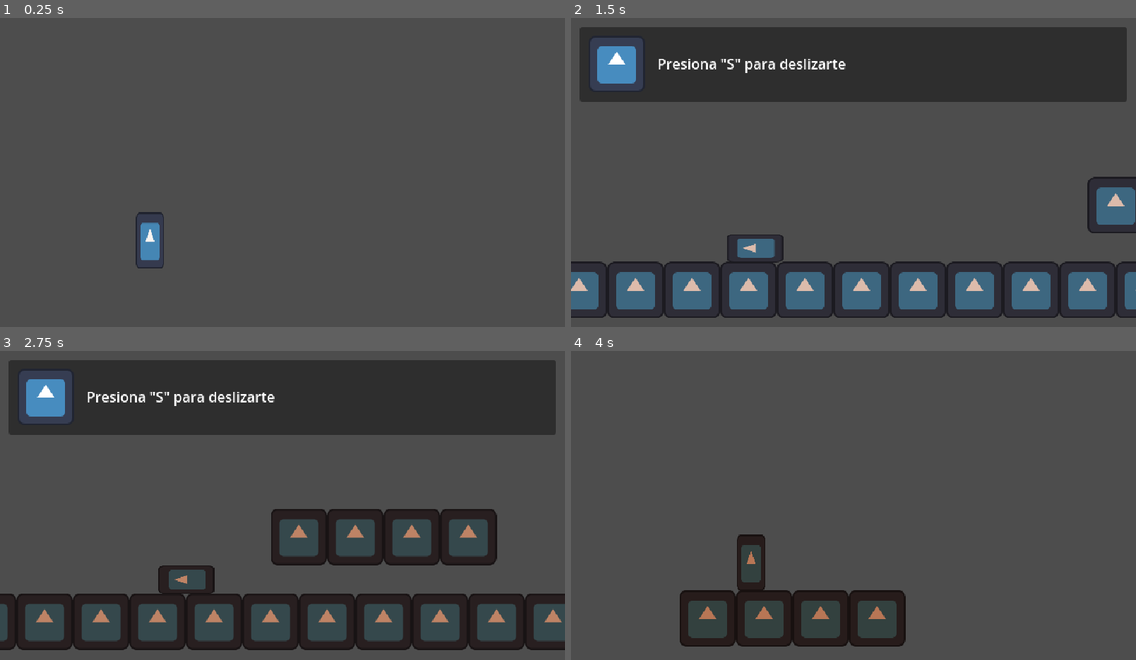
Above: before the commit, frames 1-4 (two rows, left to right).
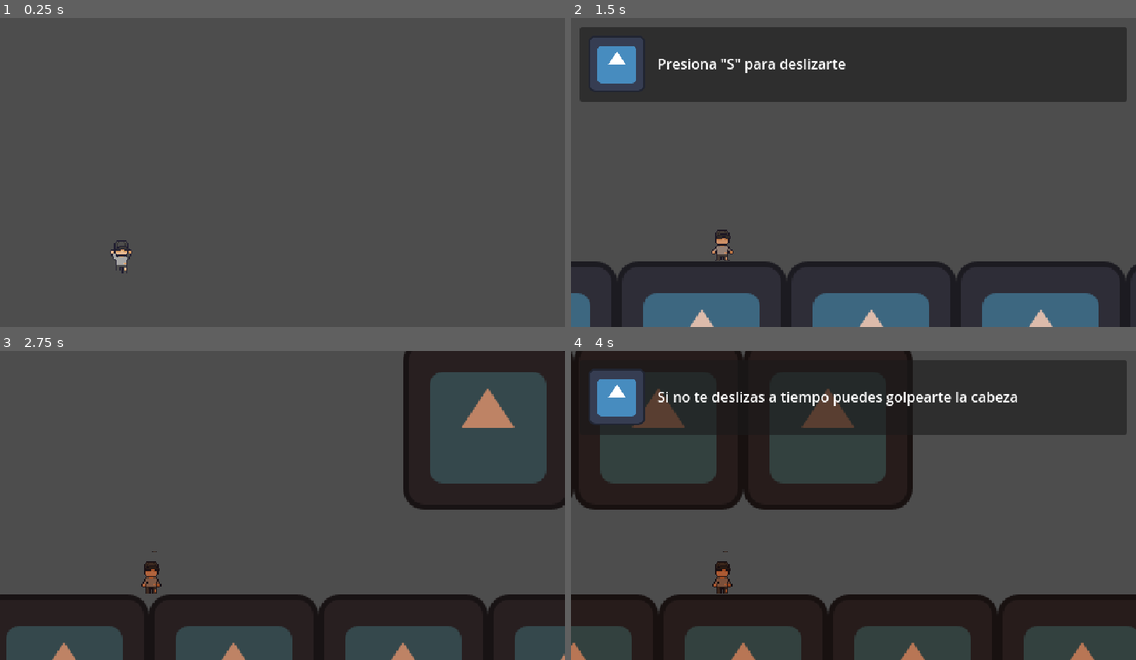
Above: after the commit, the same moments.

Repository: AlfredoCamarena/Protocolo-Ocaso
Game: Godot game, scene res://main/main.tscn
Two runs of this game, one before a commit and one after it. Both use one fixed random seed, a clock stepped at 60 frames per second and the inputs below. The engine's default icon, where the game draws it, is replaced by a stand-in: a white triangle on a blue panel in a dark square.
Inputs:
- Up to frame 1 (0.25 s): no input
- Up to frame 2 (1.5 s): tap Enter at 0.5 s; hold Space (jump) 0.53-1.28 s; tap S (slide) at 1.25, 1.35 s
- Up to frame 3 (2.75 s): tap Space (jump) at 1.52, 1.55, 1.82 s; tap S (slide) at 2 s; hold Space (jump) from 2.03 s (still down)
- Up to frame 4 (4 s): tap S (slide) at 2.75, 2.85 s; release Space (jump) at 2.78 s; tap Space (jump) at 3.02, 3.05, 3.32 s; hold Space (jump) from 3.53 s (still down)

The runs differ from the first frame. In frame 1, 0.7% of the frame differs, in the area x 19-29%, y 62-83%; in frame 2, 15%; in frame 3, 41%; in frame 4, 59%, in the area x 0-100%, y 0-100%.
Error after the commit: Invalid assignment of property or key 'offset' with value of type 'Vector2' on a base object of type 'Nil'. (res://player/states/sliding_state/sliding_state.gd…

Commit message:
Agrega animaciones a player

Diff:
--- a/player/player.gd
+++ b/player/player.gd
@@ -9,6 +9,7 @@
 @onready var ray_cast_front_low := $RayCastFrontLow as RayCast2D
 @onready var ray_cast_front_high := $RayCastFrontHigh as RayCast2D
 @onready var ray_cast_top_left := $RayCastTopLeft as RayCast2D
+@onready var animated_sprite_2d := $AnimatedSprite2D as AnimatedSprite2D
 @onready var health_cmp := $HealthCMP as HealthCMP
 
 var running_speed: float
--- a/player/player.tscn
+++ b/player/player.tscn
@@ -1,7 +1,7 @@
-[gd_scene load_steps=13 format=3 uid="uid://d0owg7aispb6k"]
+[gd_scene load_steps=28 format=3 uid="uid://d0owg7aispb6k"]
 
 [ext_resource type="Script" uid="uid://do43bypiomier" path="res://player/player.gd" id="1_g1dw6"]
-[ext_resource type="Texture2D" uid="uid://baehgce5k47sq" path="res://icon.svg" id="1_oul6g"]
+[ext_resource type="Texture2D" uid="uid://gvfag7xmawec" path="res://player/player_sprites.png" id="2_8t03j"]
 [ext_resource type="Script" uid="uid://dfmk3lkfqrbru" path="res://components/hurt_player/health_cmp.gd" id="2_hg6s5"]
 [ext_resource type="Script" uid="uid://dkyhwdj2bikpr" path="res://state_machine/state_machine.gd" id="2_rkbax"]
 [ext_resource type="Script" uid="uid://dls8mdmma08bd" path="res://player/states_transitions/running_state.gd" id="4_qjkh3"]
@@ -10,33 +10,160 @@
 [ext_resource type="Script" uid="uid://dwj4cj2jxq5s3" path="res://player/states_transitions/sliding_state.gd" id="7_boad6"]
 [ext_resource type="Script" uid="uid://jok3a0h0dl5c" path="res://player/states_transitions/climbing_state.gd" id="8_rgyib"]
 
+[sub_resource type="AtlasTexture" id="AtlasTexture_2ieo8"]
+atlas = ExtResource("2_8t03j")
+region = Rect2(0, 0, 32, 32)
+
+[sub_resource type="AtlasTexture" id="AtlasTexture_bjvpn"]
+atlas = ExtResource("2_8t03j")
+region = Rect2(96, 64, 32, 32)
+
+[sub_resource type="AtlasTexture" id="AtlasTexture_hg6s5"]
+atlas = ExtResource("2_8t03j")
+region = Rect2(0, 32, 32, 32)
+
+[sub_resource type="AtlasTexture" id="AtlasTexture_8t03j"]
+atlas = ExtResource("2_8t03j")
+region = Rect2(32, 32, 32, 32)
+
+[sub_resource type="AtlasTexture" id="AtlasTexture_ebec5"]
+atlas = ExtResource("2_8t03j")
+region = Rect2(64, 32, 32, 32)
+
+[sub_resource type="AtlasTexture" id="AtlasTexture_yllr7"]
+atlas = ExtResource("2_8t03j")
+region = Rect2(96, 32, 32, 32)
+
+[sub_resource type="AtlasTexture" id="AtlasTexture_kb6p2"]
+atlas = ExtResource("2_8t03j")
+region = Rect2(0, 64, 32, 32)
+
+[sub_resource type="AtlasTexture" id="AtlasTexture_wodsf"]
+atlas = ExtResource("2_8t03j")
+region = Rect2(32, 64, 32, 32)
+
+[sub_resource type="AtlasTexture" id="AtlasTexture_32hag"]
+atlas = ExtResource("2_8t03j")
+region = Rect2(64, 64, 32, 32)
+
+[sub_resource type="AtlasTexture" id="AtlasTexture_tqiix"]
+atlas = ExtResource("2_8t03j")
+region = Rect2(96, 64, 32, 32)
+
+[sub_resource type="AtlasTexture" id="AtlasTexture_e7oew"]
+atlas = ExtResource("2_8t03j")
+region = Rect2(0, 96, 32, 32)
+
+[sub_resource type="AtlasTexture" id="AtlasTexture_c35mf"]
+atlas = ExtResource("2_8t03j")
+region = Rect2(32, 96, 32, 32)
+
+[sub_resource type="AtlasTexture" id="AtlasTexture_65viv"]
+atlas = ExtResource("2_8t03j")
+region = Rect2(64, 96, 32, 32)
+
+[sub_resource type="AtlasTexture" id="AtlasTexture_x7c3f"]
+atlas = ExtResource("2_8t03j")
+region = Rect2(96, 96, 32, 32)
+
+[sub_resource type="SpriteFrames" id="SpriteFrames_ebec5"]
+animations = [{
+"frames": [{
+"duration": 1.0,
+"texture": SubResource("AtlasTexture_2ieo8")
+}],
+"loop": true,
+"name": &"default",
+"speed": 5.0
+}, {
+"frames": [{
+"duration": 1.0,
+"texture": SubResource("AtlasTexture_bjvpn")
+}],
+"loop": true,
+"name": &"falling",
+"speed": 5.0
+}, {
+"frames": [{
+"duration": 1.0,
+"texture": SubResource("AtlasTexture_hg6s5")
+}, {
+"duration": 1.0,
+"texture": SubResource("AtlasTexture_8t03j")
+}, {
+"duration": 1.0,
+"texture": SubResource("AtlasTexture_ebec5")
+}, {
+"duration": 1.0,
+"texture": SubResource("AtlasTexture_yllr7")
+}],
+"loop": true,
+"name": &"idle",
+"speed": 5.0
+}, {
+"frames": [{
+"duration": 1.0,
+"texture": SubResource("AtlasTexture_kb6p2")
+}, {
+"duration": 1.0,
+"texture": SubResource("AtlasTexture_wodsf")
+}, {
+"duration": 1.0,
+"texture": SubResource("AtlasTexture_32hag")
+}, {
+"duration": 1.0,
+"texture": SubResource("AtlasTexture_tqiix")
+}],
+"loop": true,
+"name": &"jumping",
+"speed": 5.0
+}, {
+"frames": [{
+"duration": 1.0,
+"texture": SubResource("AtlasTexture_e7oew")
+}, {
+"duration": 1.0,
+"texture": SubResource("AtlasTexture_c35mf")
+}, {
+"duration": 1.0,
+"texture": SubResource("AtlasTexture_65viv")
+}, {
+"duration": 1.0,
+"texture": SubResource("AtlasTexture_x7c3f")
+}],
+"loop": true,
+"name": &"running",
+"speed": 10.0
+}]
+
 [sub_resource type="CapsuleShape2D" id="CapsuleShape2D_hg6s5"]
-radius = 30.0
-height = 124.0
+radius = 5.0
+height = 24.0
 
 [sub_resource type="CapsuleShape2D" id="CapsuleShape2D_g1dw6"]
-radius = 30.0
-height = 124.0
+radius = 5.0
+height = 24.0
 
 [sub_resource type="RectangleShape2D" id="RectangleShape2D_hg6s5"]
-size = Vector2(103, 132)
+size = Vector2(25, 27)
 
 [node name="Player" type="CharacterBody2D"]
 collision_layer = 2
 script = ExtResource("1_g1dw6")
 climb_speed = -500.0
 
-[node name="Sprite2D" type="Sprite2D" parent="."]
-scale = Vector2(0.5, 1)
-texture = ExtResource("1_oul6g")
-offset = Vector2(0, -64)
+[node name="AnimatedSprite2D" type="AnimatedSprite2D" parent="."]
+sprite_frames = SubResource("SpriteFrames_ebec5")
+animation = &"falling"
+autoplay = "idle"
+offset = Vector2(0, -16)
 
 [node name="CollisionShapeStanding" type="CollisionShape2D" parent="."]
-position = Vector2(0, -64)
+position = Vector2(0, -12)
 shape = SubResource("CapsuleShape2D_hg6s5")
 
 [node name="CollisionShapeSliding" type="CollisionShape2D" parent="."]
-position = Vector2(0, -31)
+position = Vector2(0, -5)
 rotation = 1.5707964
 shape = SubResource("CapsuleShape2D_g1dw6")
 disabled = true
@@ -46,25 +173,27 @@
 metadata/_custom_type_script = "uid://dfmk3lkfqrbru"
 
 [node name="RayCastFrontLow" type="RayCast2D" parent="."]
-position = Vector2(0, -4)
+position = Vector2(0, -1)
 rotation = -1.5707964
-target_position = Vector2(-1.4305115e-06, 32)
+target_position = Vector2(-2.3841858e-07, 6)
 
 [node name="RayCastFrontHigh" type="RayCast2D" parent="."]
-position = Vector2(0, -126)
+position = Vector2(0, -23)
 rotation = -1.5707964
-target_position = Vector2(-1.4305115e-06, 32)
+target_position = Vector2(0, 5)
 
 [node name="RayCastTopLeft" type="RayCast2D" parent="."]
-position = Vector2(-34, -64)
+position = Vector2(-7, -18)
 rotation = 3.1415927
-target_position = Vector2(5.5950577e-06, 64)
+target_position = Vector2(9.536743e-07, 7)
 
 [node name="Camera2D" type="Camera2D" parent="."]
+position = Vector2(-178, 133)
 offset = Vector2(300, -200)
-zoom = Vector2(0.5, 0.5)
+zoom = Vector2(1.5, 1.5)
 limit_bottom = 800
 position_smoothing_enabled = true
+position_smoothing_speed = 15.0
 
 [node name="StateMachine" type="Node" parent="." node_paths=PackedStringArray("default_state")]
 script = ExtResource("2_rkbax")
@@ -89,10 +218,9 @@
 player = NodePath("../..")
 metadata/_custom_type_script = "uid://tnwl4f0v5fm5"
 
-[node name="SlidingState" type="Node" parent="StateMachine" node_paths=PackedStringArray("sprite", "standing_collision", "sliding_collision", "player")]
+[node name="SlidingState" type="Node" parent="StateMachine" node_paths=PackedStringArray("standing_collision", "sliding_collision", "player")]
 unique_name_in_owner = true
 script = ExtResource("7_boad6")
-sprite = NodePath("../../Sprite2D")
 standing_collision = NodePath("../../CollisionShapeStanding")
 sliding_collision = NodePath("../../CollisionShapeSliding")
 player = NodePath("../..")
@@ -105,9 +233,8 @@
 metadata/_custom_type_script = "uid://jbvpx27cis5o"
 
 [node name="BodySensor" type="Area2D" parent="."]
-position = Vector2(0, -31)
+position = Vector2(0, -13)
 collision_layer = 2
 
 [node name="CollisionShape2D" type="CollisionShape2D" parent="BodySensor"]
-position = Vector2(-0.5, -31)
 shape = SubResource("RectangleShape2D_hg6s5")
--- a/player/states/falling_state/falling_state.gd
+++ b/player/states/falling_state/falling_state.gd
@@ -1,5 +1,8 @@
 class_name FallingState
 extends PlayerStateBase
+
+func start():
+	player.animated_sprite_2d.play("falling")
 
 func on_physics_process(delta: float) -> void:
 	if not player.is_on_floor():
--- a/player/states/jumping_state/jumping_state.gd
+++ b/player/states/jumping_state/jumping_state.gd
@@ -3,3 +3,4 @@
 
 func start():
 	player.velocity.y = player.jump_force
+	player.animated_sprite_2d.play("jumping")
--- a/player/states/player_state_run.gd
+++ b/player/states/player_state_run.gd
@@ -3,6 +3,7 @@
 
 func start():
 	player.velocity = Vector2(player.running_speed, 0)
+	player.animated_sprite_2d.play("running")
 
 func on_physics_process(_delta: float) -> void:
 	if player.ray_cast_front_high.is_colliding() and not player.ray_cast_front_low.is_colliding():
--- a/project.godot
+++ b/project.godot
@@ -48,4 +48,5 @@
 
 [rendering]
 
+textures/canvas_textures/default_texture_filter=0
 renderer/rendering_method="mobile"
Binary file added: player/player_sprites.png
Not shown, added: player/player_sprites.png.import
